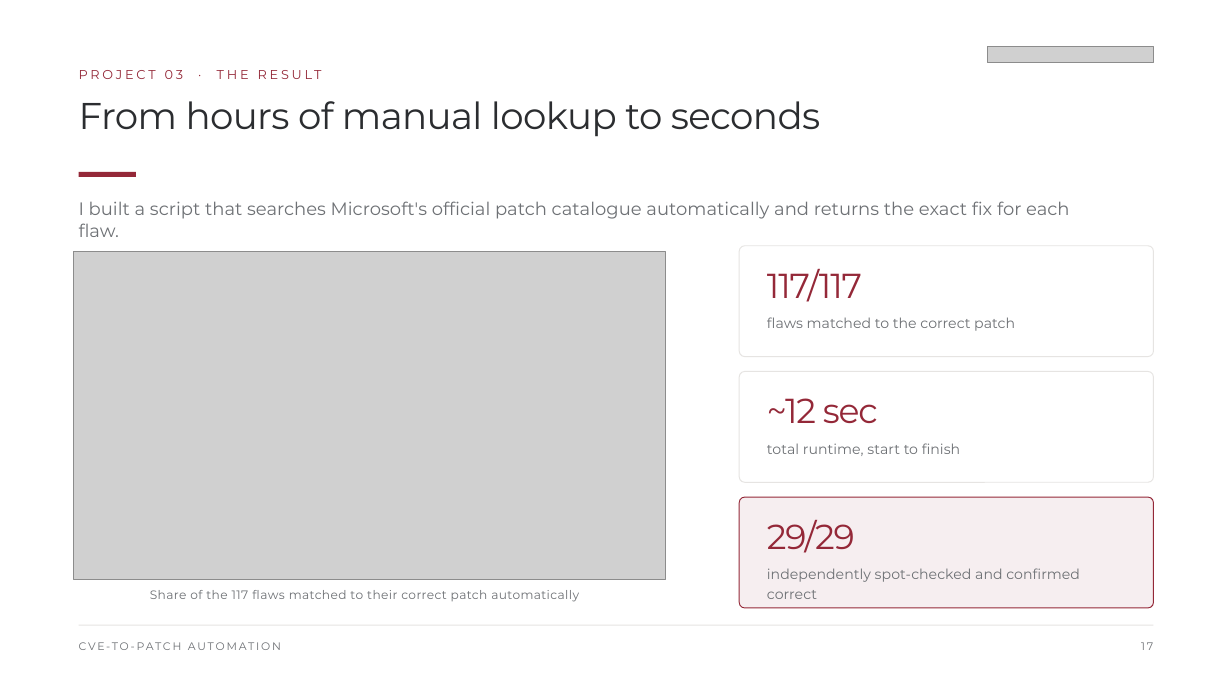
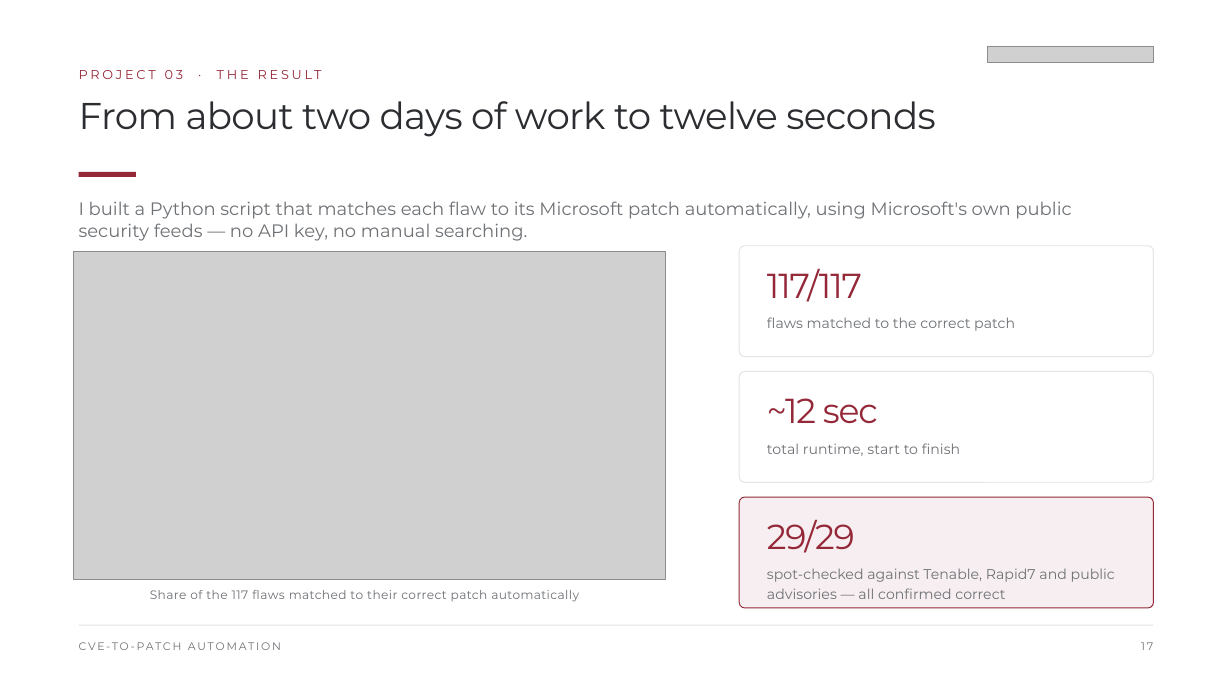
Before and after one commit to Jairmald/ai, a slide deck: slide 17 of out/Internship_Exit_Presentation_Stewart.pptx. Drawn at 1232x693 pixels with LibreOffice and Linux fonts; fonts in the diff are those of the drawing; grey boxes stand for pictures. Boxes give left, top, right and bottom in pixels: in the first picture for what was removed or moved away, otherwise in the second. Text is boxed around its words. In the diff, an @@ line names an element or a change of style, - is before the commit and + after.

```diff
--- a/out/Internship_Exit_Presentation_Stewart.pptx
+++ b/out/Internship_Exit_Presentation_Stewart.pptx
@@ text at <box>79,101,935,137</box>: text changed @@
-From hours of manual lookup to seconds
+From about two days of work to twelve seconds
@@ text at <box>79,201,1071,241</box>: text changed @@
-I built a script that searches Microsoft's official patch catalogue automatically and returns the exact fix for each flaw.
+I built a Python script that matches each flaw to its Microsoft patch automatically, using Microsoft's own public security feeds — no API key, no manual searching.
@@ text at <box>767,568,1115,599</box>: text changed @@
-independently spot-checked and confirmed correct
+spot-checked against Tenable, Rapid7 and public advisories — all confirmed correct
```
Also in this commit, not shown: 6 other slides changed, 2 slides added, 1 slide removed, 9 other files.
